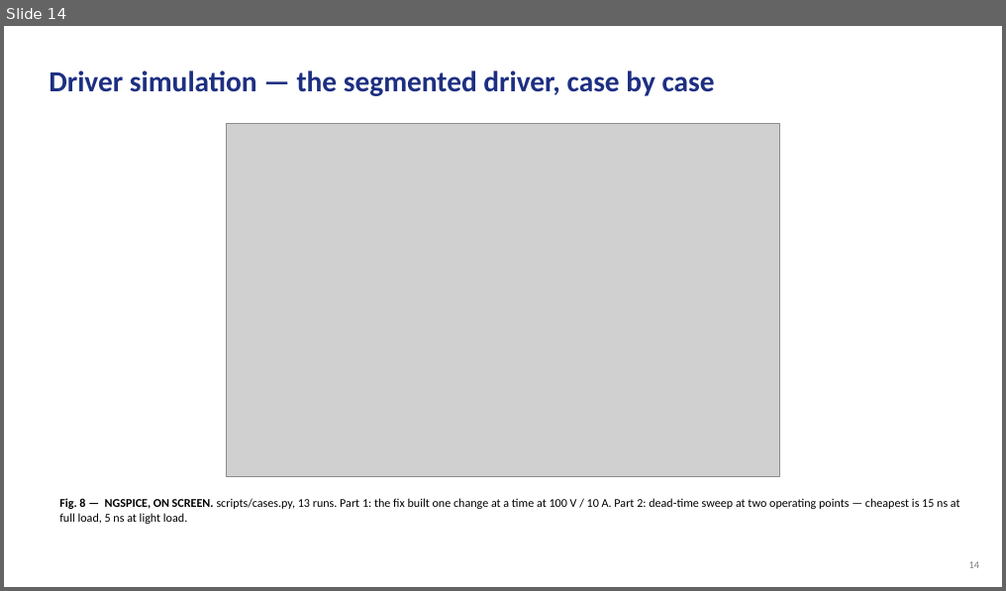
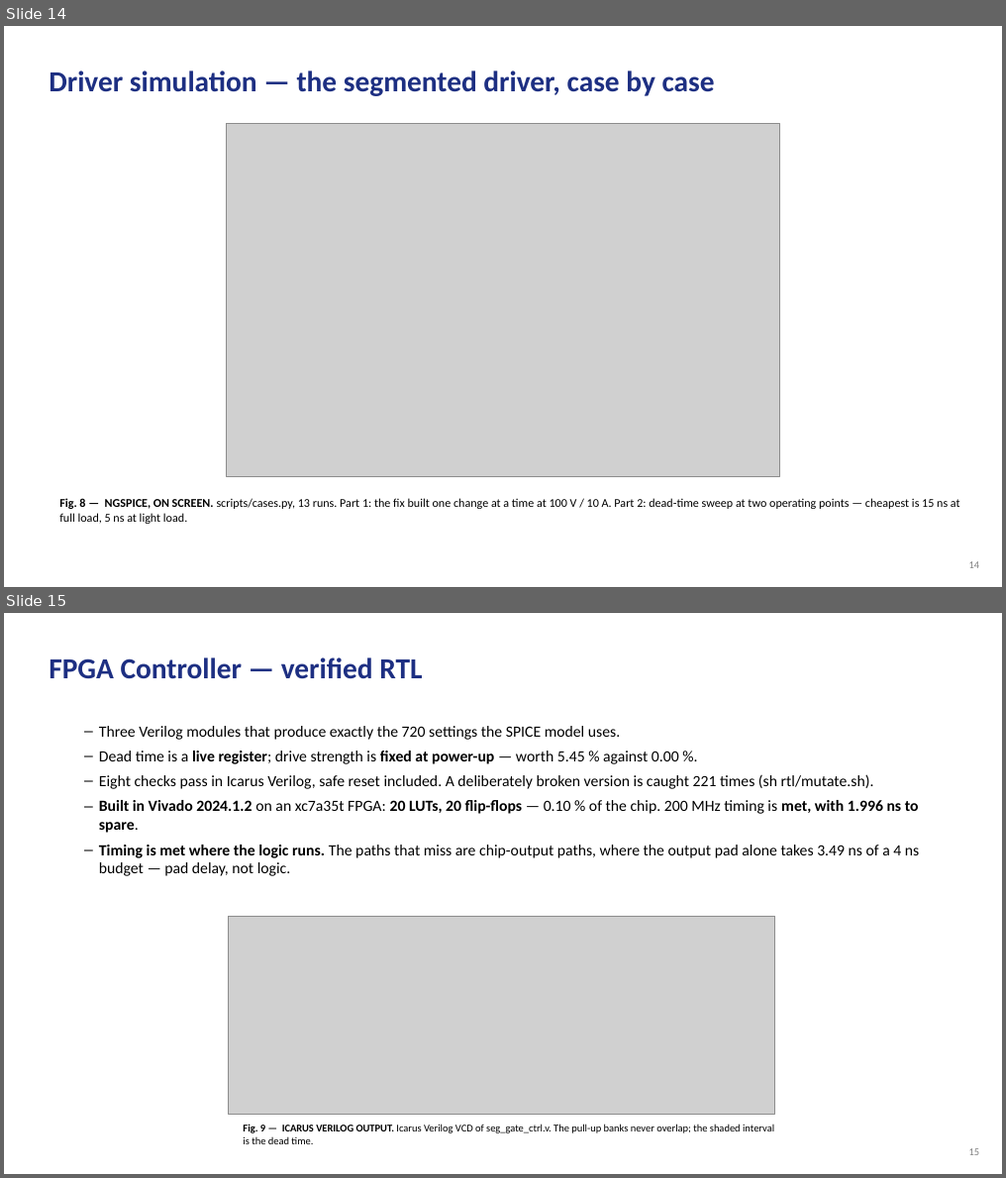
Before and after one commit to Amritha902/gan-driver, a slide deck: review/GaN_Review1_PRESENT.pptx. Shown one above the other, each under a label of ours: slide 14 before the commit, slides 14 and 15 after it. The pictures are 1006x591 and 1006x1178 pixels, drawn with LibreOffice and Linux fonts; fonts in the diff are those of the drawing; grey boxes stand for pictures. Boxes give left, top, right and bottom in pixels: in the first picture for what was removed or moved away, otherwise in the second. Text is boxed around its words. In the diff, an @@ line names an element or a change of style, - is before the commit and + after.

```diff
--- a/review/GaN_Review1_PRESENT.pptx
+++ b/review/GaN_Review1_PRESENT.pptx
@@ slide 15 added at box(4, 613, 1002, 1174), background #FFFFFF @@
@@ text added at box(49, 658, 422, 679), 28 pt, text #1D2F82, bold @@
+FPGA Controller — verified RTL
@@ text added at box(99, 726, 919, 876), 15 pt, text #000000 @@
+– Three Verilog modules that produce exactly the 720 settings the SPICE model uses.
+– Dead time is a live register; drive strength is fixed at power-up — worth 5.45 % against 0.00 %.
+– Eight checks pass in Icarus Verilog, safe reset included. A deliberately broken version is caught 221 times (sh rtl/mutate.sh).
+– Built in Vivado 2024.1.2 on an xc7a35t FPGA: 20 LUTs, 20 flip-flops — 0.10 % of the chip. 200 MHz timing is met, with 1.996 ns to spare.
+– Timing is met where the logic runs. The paths that miss are chip-output paths, where the output pad alone takes 3.49 ns of a 4 ns budget — pad delay, not logic.
@@ picture added at box(229, 916, 775, 1115) @@
@@ text added at box(243, 1124, 774, 1145), 10 pt, text #000000 @@
+Fig. 9 — ICARUS VERILOG OUTPUT. Icarus Verilog VCD of seg_gate_ctrl.v. The pull-up banks never overlap; the shaded interval is the dead time.
@@ text added at box(969, 1149, 980, 1156), 10 pt, text #808080 @@
+15
```
Also in this commit, not shown: 7 slides changed, 6 other files.
